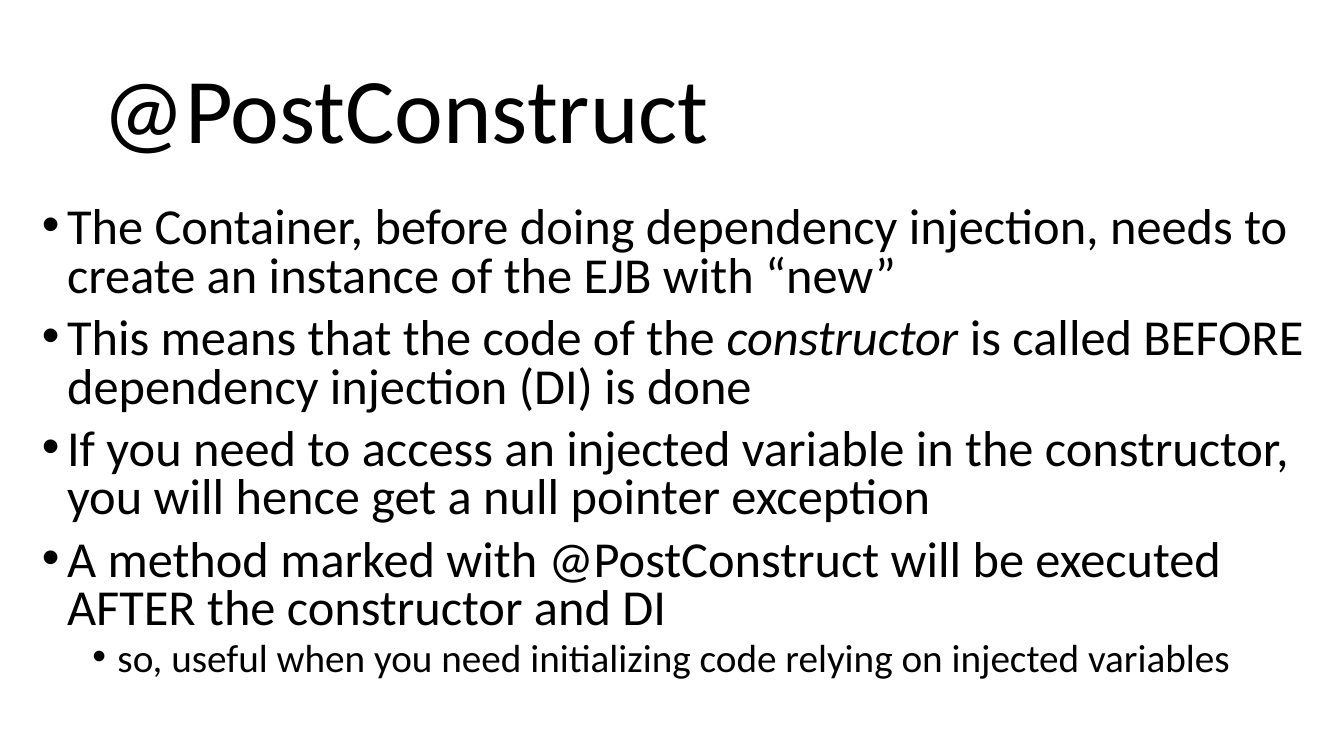
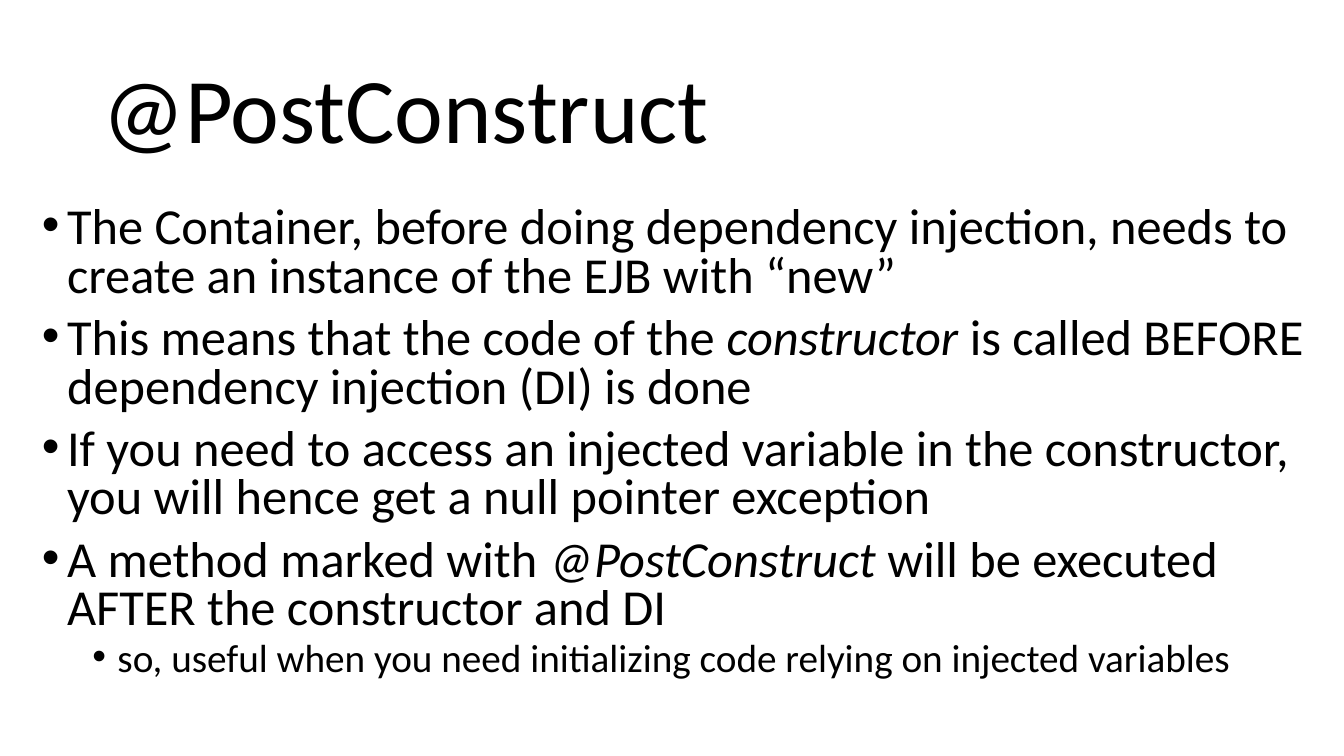
Before and after one commit to arcuri82/testing_security_development_enterprise_systems, a slide deck: slide 8 of doc/intro/slides/lesson_05_ejb.pptx. Drawn at 1344x756 pixels with LibreOffice and Linux fonts; fonts in the diff are those of the drawing. Boxes give left, top, right and bottom in pixels: in the first picture for what was removed or moved away, otherwise in the second. Text is boxed around its words. In the diff, an @@ line names an element or a change of style, - is before the commit and + after.

```diff
--- a/doc/intro/slides/lesson_05_ejb.pptx
+++ b/doc/intro/slides/lesson_05_ejb.pptx
@@ text at box(67, 542, 1217, 626): italic on in "@PostConstruct" @@
```
Also in this commit, not shown: 7 other slides changed, 2 other files.
